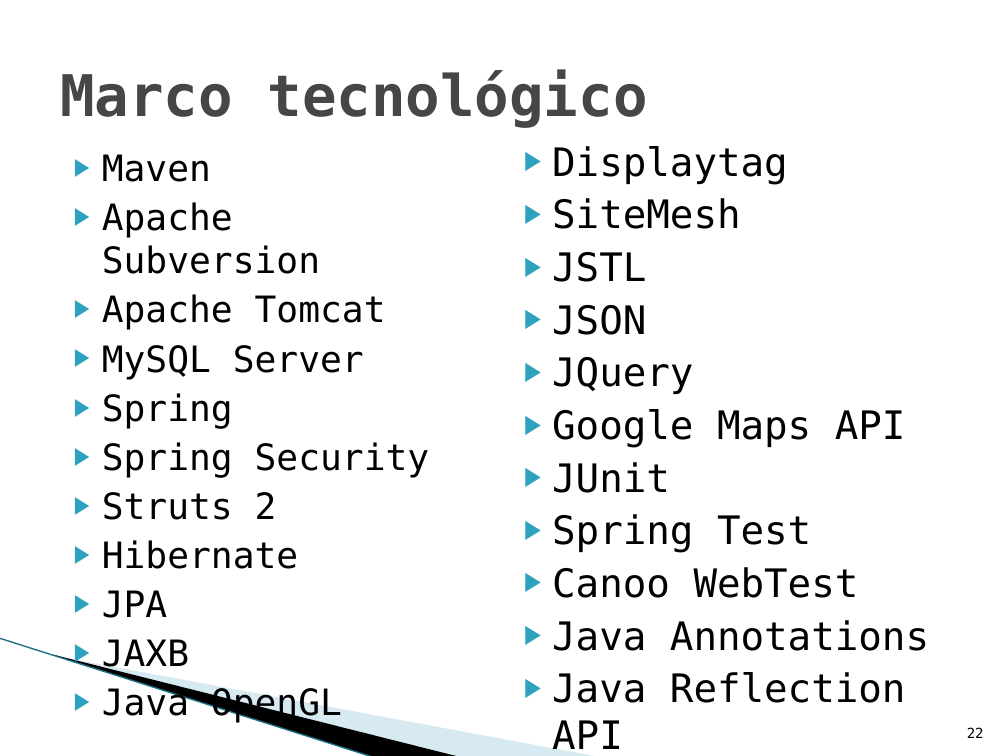
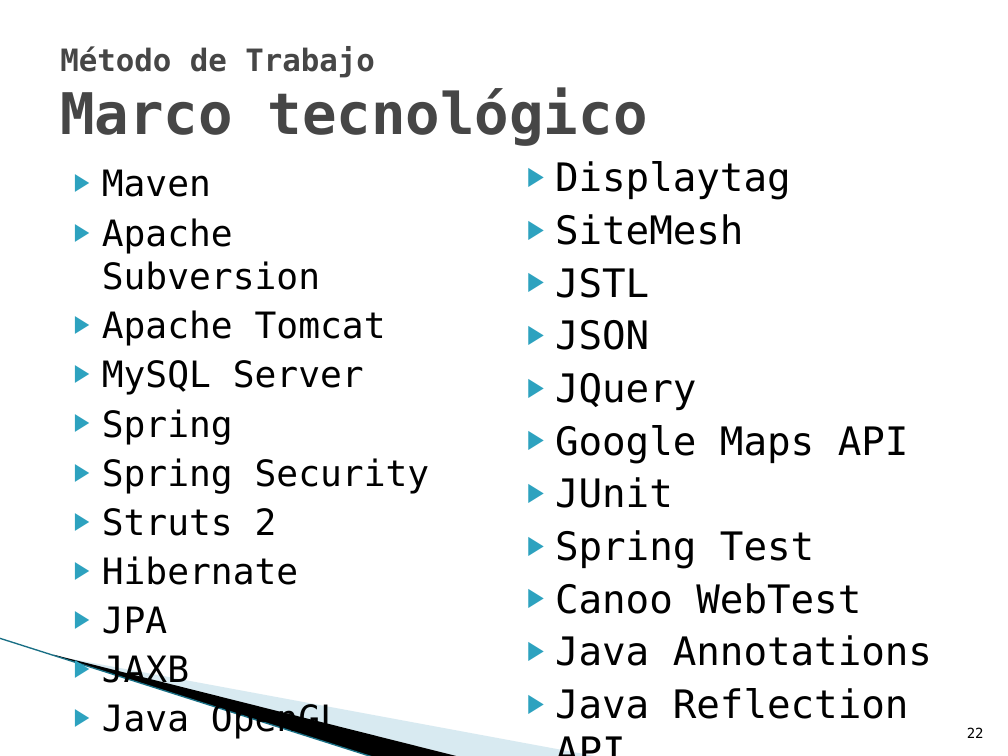
Before and after one commit to txedo/uclm-esi-alarcos, a slide deck: slide 22 of presentation/presentation.pptx. Drawn at 1008x756 pixels with LibreOffice and Linux fonts; fonts in the diff are those of the drawing; background and template pictures are left out. Boxes give left, top, right and bottom in pixels: in the first picture for what was removed or moved away, otherwise in the second. Text is boxed around its words. In the diff, an @@ line names an element or a change of style, - is before the commit and + after.

```diff
--- a/presentation/presentation.pptx
+++ b/presentation/presentation.pptx
@@ title at bbox=[60, 46, 648, 146]: text changed @@
-Marco tecnológico
+Método de Trabajo
+Marco tecnológico
@@ text "Displaytag" rewrapped from bbox=[552, 146, 929, 749] to bbox=[555, 161, 932, 719] @@
@@ text "Maven": place and size @@
-text "Maven" at bbox=[102, 154, 430, 723]
+text "Maven" at bbox=[102, 169, 430, 739]
```
Also in this commit, not shown: 21 other slides changed.
